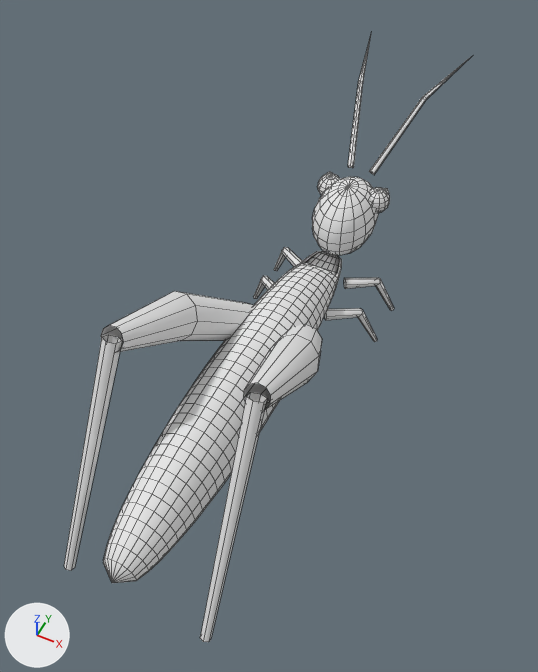
What one commit did to the FBX model unity/Assets/Art/Models/Grasshopper.fbx.
Both versions are drawn from a camera (50 mm lens) standing at (0.69, -1.47, 1.99) and looking at (-0.03, -0.04, 0.21). Every picture has the same lights, and +X, +Y and +Z are marked at lower left. The older version comes first. Mesh edges are drawn as thin lines. Where no turn or scale is listed for an object, it has been applied to the vertices. Vertices at exactly the same position are counted once.

The first picture shows 'Grasshopper'.
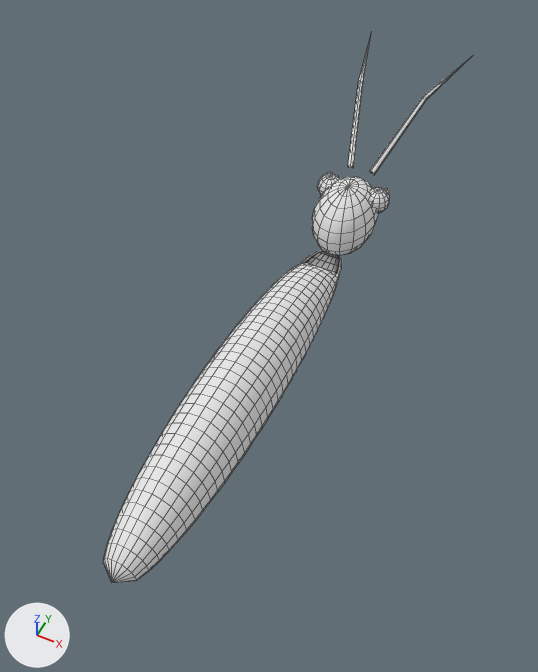
Changed parts and their boxes [x1, y1, x2, y2] in the pictures (538 x 672 px):
'Grasshopper', reshaped (10% narrower, 10% shorter): before [64, 31, 468, 642]; after [103, 31, 468, 583]
part 1 of me_grasshopper, deleted: before [64, 247, 394, 642]

Diff of the bpy script that builds the scene:
```diff
--- a/unity/Assets/Art/Models/Grasshopper.fbx.py
+++ b/unity/Assets/Art/Models/Grasshopper.fbx.py
@@ me_grasshopper @@
 # used by ob_grasshopper; location = (0.0, 0.0, 0.0)
-me_grasshopper.from_pydata(...)  # 1306 vertices, 1308 faces; spans x -0.25..0.25, y -0.95..1.19, z -0.01..0.65
+me_grasshopper.from_pydata(...)  # 1150 vertices, 1208 faces; spans x -0.2..0.2, y -0.95..1.19, z 0.13..0.64
+# me_grasshopper part 1: 8 loose pieces with 156 vertices, spanning x -0.25..0.25, y -0.91..0.46, z -0.01..0.65, are deleted
 me_grasshopper.materials.append(mat_vertexcolor)
```
